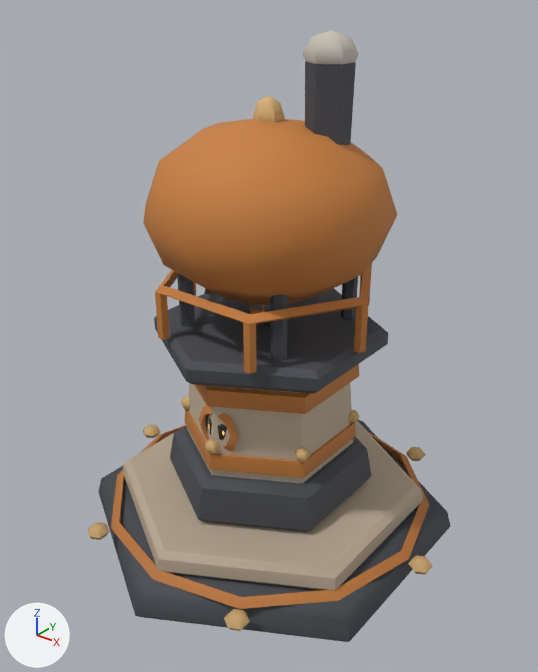
Two versions of the glTF model assets/3d/tours/nains-0.glb, one commit apart.
Before and after are seen from a camera (50 mm lens) standing at (0.894, -1.116, 1.165) and looking at (0.017, -0.02, 0.485). The lights are fixed; the arrows at lower left show +X, +Y and +Z. The picture after the commit comes second. Where no turn or scale is listed for an object, it has been applied to the vertices. Vertices at exactly the same position are counted once.

In view in the first picture: 'nains_0_peint' and 1 more.
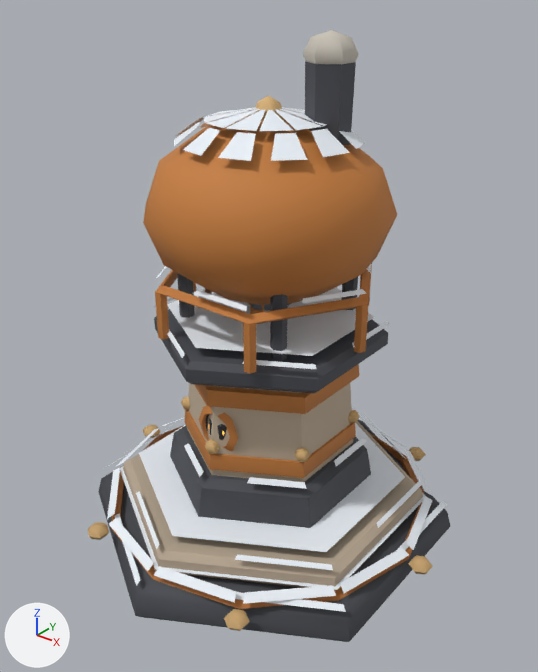
The edits, one by one:
me_base is used by ob_nains_0_peint; location (0.0, 0.0, 0.12).
me_base had 708 vertices, 1280 faces and spanned x -0.422..0.422, y -0.426..0.426, z -0.12..0.958.
me_base now has 1032 vertices, 1444 faces and spans x -0.422..0.422, y -0.426..0.426, z -0.12..0.958.
me_base part 1: 234 vertices added at x -0.377..0.377, y -0.412..0.412, z -0.04..0.519.
me_base part 2: 90 vertices added at x -0.183..0.183, y -0.183..0.183, z 0.765..0.926.

Changed parts and their boxes (x1, y1, x2, y2) in the pictures (538 x 672 px):
part 1 of me_base, added
    after: (107, 264, 447, 612)
part 2 of me_base, added
    after: (174, 107, 366, 161)
